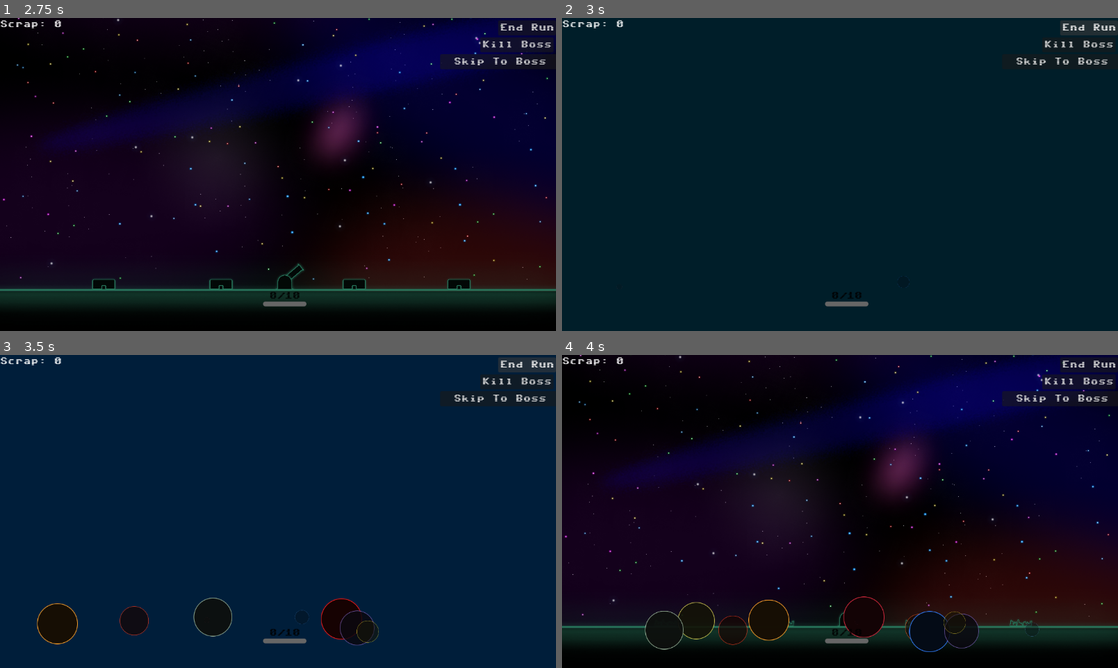
Above: before the commit, frames 1-4 (two rows, left to right).
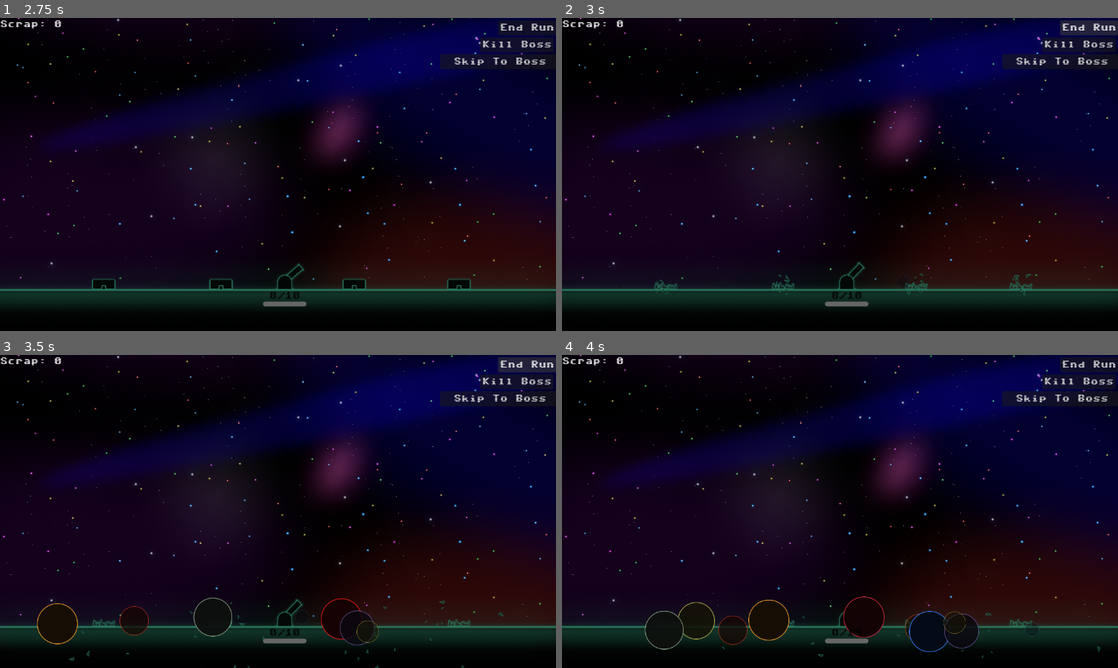
Above: after the commit, the same moments.

Repository: aceofknights/Missile-Game
Game: Godot game, scene res://Scene/Main.tscn
The game is run twice, just before and just after one commit, with the same random seed, the same clock (stepped at 60 frames per second) and the same inputs. This scene is started directly instead of the project's main scene. The engine's default icon, where the game draws it, is replaced by a stand-in: a white triangle on a blue panel in a dark square. Sound files missing from this copy of the repository are replaced by a short silence.
Inputs (mouse positions are in pixels of both pictures, inside the frame that each line leads up to):
- Up to frame 1 (2.75 s): click "Skip To Boss" at 0.5 s; click "Skip To Boss" at 1.25 s; click "Continue" at 2 s
- Up to frame 2 (3 s): click "End Run" at 2.75 s
- Up to frame 3 (3.5 s): no input
- Up to frame 4 (4 s): tap Enter at 3.5 s; move the mouse to (962, 495) at 3.52 s; hold W from 3.53 s (still down); hold E from 3.53 s (still down); click (962, 495) at 3.67 s; tap Space at 3.77 s

Frame 1 is identical in both runs. In frame 2, 87% of the frame differs, in the area x 0-100%, y 0-100%; in frame 3, 92%; in frame 4, less than 0.1%.

Commit message:
update to juice

Diff:
--- a/Scene/building.tscn
+++ b/Scene/building.tscn
@@ -4,28 +4,26 @@
 [ext_resource type="Texture2D" uid="uid://c1y6xverljf2d" path="res://assets/Player Base/building 10.png" id="2_7se5x"]
 [ext_resource type="Texture2D" uid="uid://csysf4fvu7y7a" path="res://assets/Player Base/Building Door.png" id="3_own4o"]
 [ext_resource type="Texture2D" uid="uid://dxx1rciyoc4ch" path="res://assets/Player Base/destroyed 4.png" id="4_4b5yx"]
-[ext_resource type="Texture2D" uid="uid://5senxme5ud0g" path="res://circle.png" id="5_hklt0"]
+[ext_resource type="Texture2D" uid="uid://vwk3b28m27sv" path="res://assets/particle effect 2.png" id="5_v8hqn"]
 
 [sub_resource type="RectangleShape2D" id="RectangleShape2D_ot00v"]
 size = Vector2(48, 21)
 
-[sub_resource type="ParticleProcessMaterial" id="ParticleProcessMaterial_5xla0"]
-emission_shape = 1
-emission_sphere_radius = 10.0
-direction = Vector3(1, 0, 0)
-spread = 130.0
-initial_velocity_min = 140.0
-initial_velocity_max = 340.0
-angular_velocity_min = -500.0
-angular_velocity_max = 500.0
-gravity = Vector3(0, 720, 0)
-damping_min = 20.0
-damping_max = 56.0
-scale_min = 1.5
-scale_max = 3.4
-hue_variation_min = -0.06
-hue_variation_max = 0.06
-color = Color(1, 0.8, 0.42, 1)
+[sub_resource type="ParticleProcessMaterial" id="ParticleProcessMaterial_4jh1s"]
+particle_flag_disable_z = true
+angle_min = -720.0
+angle_max = 720.0
+direction = Vector3(0, 1, 0)
+spread = 180.0
+initial_velocity_min = 507.36
+initial_velocity_max = 1000.0
+angular_velocity_min = -400.0
+angular_velocity_max = 720.0
+radial_velocity_max = 100.0
+gravity = Vector3(0, 180, 0)
+scale_min = 0.2
+scale_max = 0.5
+color = Color(0.980392, 1, 1, 1)
 
 [node name="Building" type="Area2D" groups=["building"]]
 collision_layer = 4
@@ -47,16 +45,13 @@
 scale = Vector2(0.189189, 0.225016)
 texture = ExtResource("4_4b5yx")
 
-[node name="DeathParticles" type="GPUParticles2D" parent="."]
-emitting = false
-amount = 22
-lifetime = 0.65
-one_shot = true
-explosiveness = 0.95
-local_coords = false
-fixed_fps = 60
-process_material = SubResource("ParticleProcessMaterial_5xla0")
-texture = ExtResource("5_hklt0")
-
 [node name="CollisionShape2D" type="CollisionShape2D" parent="."]
 shape = SubResource("RectangleShape2D_ot00v")
+
+[node name="DeathParticles" type="GPUParticles2D" parent="."]
+scale = Vector2(0.09, 0.09)
+amount = 10
+process_material = SubResource("ParticleProcessMaterial_4jh1s")
+texture = ExtResource("5_v8hqn")
+lifetime = 2.0
+explosiveness = 1.0
--- a/Scene/cannon.tscn
+++ b/Scene/cannon.tscn
@@ -5,7 +5,7 @@
 [ext_resource type="Texture2D" uid="uid://cbasc3fwp2y0p" path="res://assets/Cannon/Union.png" id="3_cluce"]
 [ext_resource type="Texture2D" uid="uid://clgmy5af1j6kx" path="res://assets/Cannon/Union-1.png" id="4_okrer"]
 [ext_resource type="Texture2D" uid="uid://b0nm856hc28wk" path="res://assets/Cannon/Destroyed cannon.png" id="5_1uwdr"]
-[ext_resource type="Texture2D" uid="uid://5senxme5ud0g" path="res://circle.png" id="6_0rmrn"]
+[ext_resource type="Texture2D" uid="uid://vwk3b28m27sv" path="res://assets/particle effect 2.png" id="6_6m8at"]
 
 [sub_resource type="RectangleShape2D" id="RectangleShape2D_w28l3"]
 size = Vector2(60, 77)
@@ -18,23 +18,21 @@
 corner_radius_bottom_left = 5
 corner_detail = 20
 
-[sub_resource type="ParticleProcessMaterial" id="ParticleProcessMaterial_wdd2g"]
-emission_shape = 1
-emission_sphere_radius = 14.0
-direction = Vector3(1, 0, 0)
-spread = 120.0
-initial_velocity_min = 180.0
-initial_velocity_max = 460.0
-angular_velocity_min = -600.0
-angular_velocity_max = 600.0
-gravity = Vector3(0, 760, 0)
-damping_min = 30.0
-damping_max = 80.0
-scale_min = 2.0
-scale_max = 4.2
-hue_variation_min = -0.05
-hue_variation_max = 0.05
-color = Color(1, 0.85, 0.45, 1)
+[sub_resource type="ParticleProcessMaterial" id="ParticleProcessMaterial_2dpov"]
+particle_flag_disable_z = true
+angle_min = -720.0
+angle_max = 720.0
+direction = Vector3(0, -1, 0)
+spread = 46.324
+initial_velocity_min = 625.25
+initial_velocity_max = 1000.0
+angular_velocity_min = -400.0
+angular_velocity_max = 400.0
+radial_velocity_max = 100.0
+gravity = Vector3(0, 180, 0)
+scale_min = 0.2
+scale_max = 0.5
+color = Color(0.980392, 1, 1, 1)
 
 [node name="Cannon" type="Area2D"]
 script = ExtResource("1_riktf")
@@ -57,17 +55,6 @@
 position = Vector2(9.68575e-08, 8.43)
 scale = Vector2(0.220588, 0.29907)
 texture = ExtResource("5_1uwdr")
-
-[node name="DeathParticles" type="GPUParticles2D" parent="."]
-emitting = false
-amount = 28
-lifetime = 0.7
-one_shot = true
-explosiveness = 0.9
-local_coords = false
-fixed_fps = 60
-process_material = SubResource("ParticleProcessMaterial_wdd2g")
-texture = ExtResource("6_0rmrn")
 
 [node name="CollisionShape2D" type="CollisionShape2D" parent="."]
 position = Vector2(0, -3.75)
@@ -92,3 +79,11 @@
 max_value = 1.0
 value = 1.0
 show_percentage = false
+
+[node name="DeathParticles" type="GPUParticles2D" parent="."]
+scale = Vector2(0.09, 0.09)
+amount = 10
+process_material = SubResource("ParticleProcessMaterial_2dpov")
+texture = ExtResource("6_6m8at")
+lifetime = 2.0
+explosiveness = 1.0
--- a/Scripts/Cannon.gd
+++ b/Scripts/Cannon.gd
@@ -15,7 +15,7 @@
 const RECOIL_RETURN_TIME := 0.12
 const TARGET_MARKER_TEXTURE := preload("res://assets/X_marker.png")
 const DEATH_SCATTER_PARTICLE_TEXTURE := preload("res://circle.png")
-const DEATH_SCATTER_PARTICLE_COUNT := 28
+const DEATH_SCATTER_PARTICLE_COUNT := 10
 const DEATH_SCATTER_LIFETIME := 0.7
 const DEATH_SCATTER_VELOCITY_MIN := 180.0
 const DEATH_SCATTER_VELOCITY_MAX := 460.0
@@ -547,8 +547,15 @@
 func _configure_death_particles() -> void:
 	if death_particles == null:
 		return
+
 	death_particles.emitting = false
 	death_particles.one_shot = true
+	death_particles.amount = DEATH_SCATTER_PARTICLE_COUNT
+
+	var mat := death_particles.process_material as ParticleProcessMaterial
+	if mat:
+		mat.color = Color.WHITE
+		mat.color_ramp = null
 
 
 func _play_death_particles(hit_from: Vector2) -> void:
@@ -561,9 +568,11 @@
 	if scatter_direction == Vector2.ZERO:
 		scatter_direction = Vector2.UP
 
+	var world_color := _get_world_cannon_color()
+
 	death_particles.global_position = global_position + scatter_direction * 8.0
 	death_particles.global_rotation = scatter_direction.angle()
-	death_particles.modulate = _get_world_cannon_color().lerp(Color.WHITE, 0.35)
+	death_particles.self_modulate = world_color
 	death_particles.restart()
 	death_particles.emitting = true
 
--- a/Scripts/building.gd
+++ b/Scripts/building.gd
@@ -12,7 +12,7 @@
 const WORLD_5_BUILDING_COLOR := Color(0.32, 0.45, 0.18, 1.0) # toxic green
 const DEFAULT_BUILDING_COLOR := Color(0.35, 0.35, 0.35, 1.0)
 const DEATH_SCATTER_PARTICLE_TEXTURE := preload("res://circle.png")
-const DEATH_SCATTER_PARTICLE_COUNT := 22
+const DEATH_SCATTER_PARTICLE_COUNT := 10
 const DEATH_SCATTER_LIFETIME := 0.65
 const DEATH_SCATTER_VELOCITY_MIN := 140.0
 const DEATH_SCATTER_VELOCITY_MAX := 340.0
@@ -303,8 +303,15 @@
 func _configure_death_particles() -> void:
 	if death_particles == null:
 		return
+
 	death_particles.emitting = false
 	death_particles.one_shot = true
+	death_particles.amount = DEATH_SCATTER_PARTICLE_COUNT
+
+	var mat := death_particles.process_material as ParticleProcessMaterial
+	if mat:
+		mat.color = Color.WHITE
+		mat.color_ramp = null
 
 
 func _play_death_particles(hit_from: Vector2) -> void:
@@ -317,9 +324,14 @@
 	if scatter_direction == Vector2.ZERO:
 		scatter_direction = Vector2.UP
 
+	var world_color := _get_world_building_color()
+
 	death_particles.global_position = global_position + scatter_direction * 4.0
 	death_particles.global_rotation = scatter_direction.angle()
-	death_particles.modulate = _get_world_building_color().lerp(Color.WHITE, 0.45)
+
+	# Use self_modulate for a more reliable tint on the particle node
+	death_particles.self_modulate = world_color
+
 	death_particles.restart()
 	death_particles.emitting = true
 
Not shown: 31 places in Scene/UpgradeScreen.tscn that only renumber resources
Not shown: 2 places in Scene/UpgradeTechNode.tscn that only renumber resources
